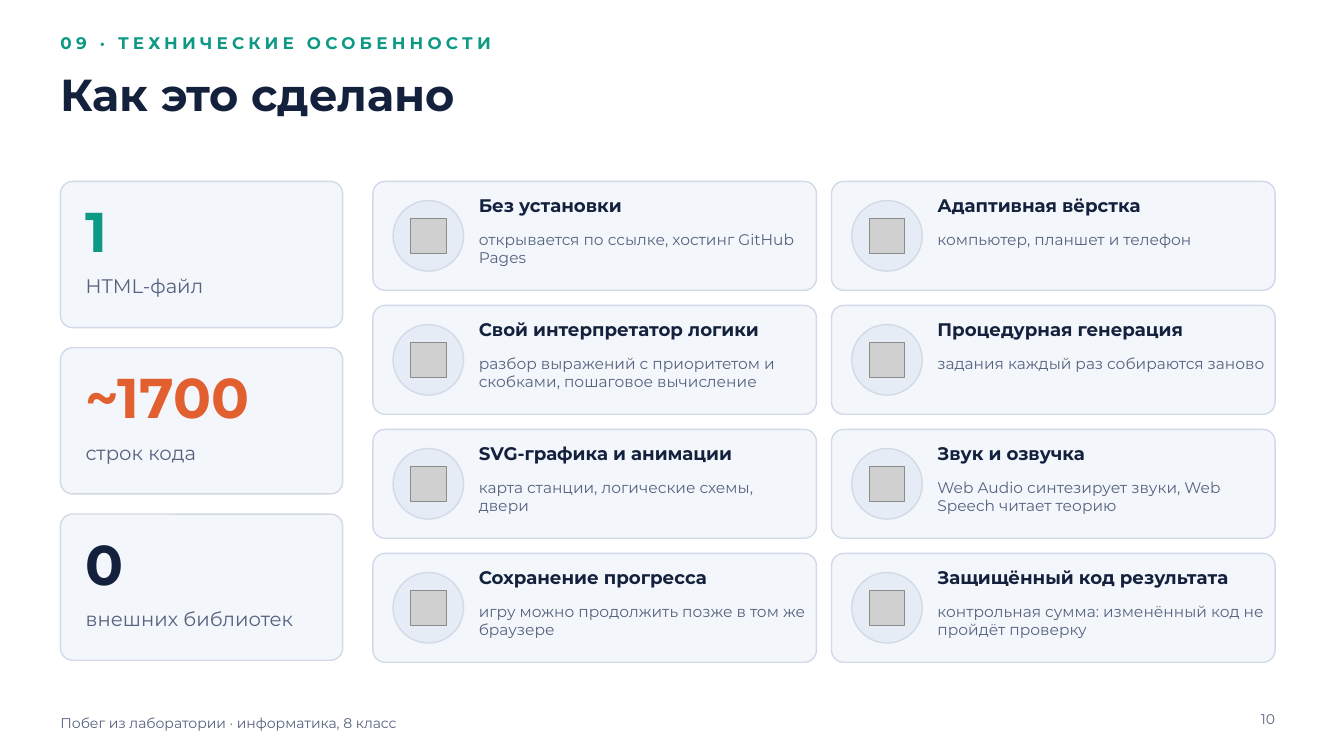
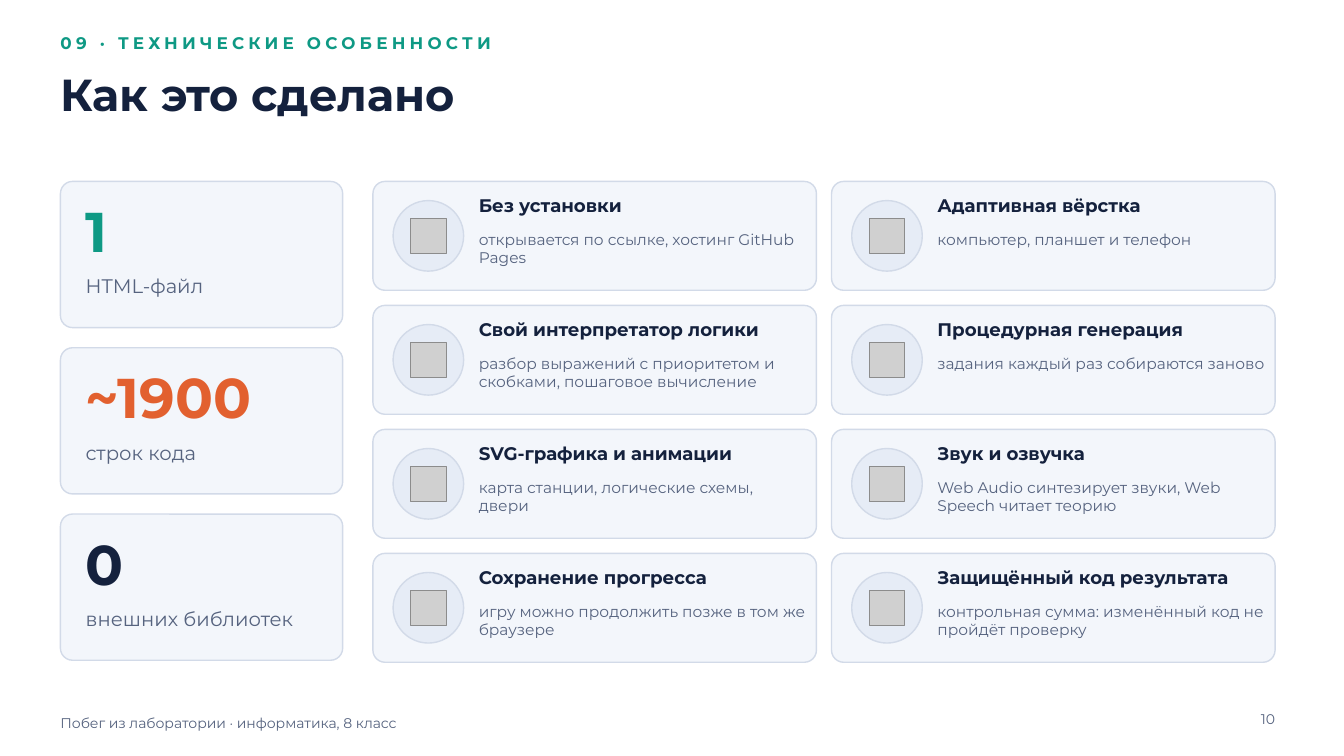
Before and after one commit to galiyabanum/logical, a slide deck: slide 10 of docs/Побег_из_лаборатории_презентация.pptx. Drawn at 1344x756 pixels with LibreOffice and Linux fonts; fonts in the diff are those of the drawing; grey boxes stand for pictures. Boxes give left, top, right and bottom in pixels: in the first picture for what was removed or moved away, otherwise in the second. Text is boxed around its words. In the diff, an @@ line names an element or a change of style, - is before the commit and + after.

```diff
--- a/docs/Побег_из_лаборатории_презентация.pptx
+++ b/docs/Побег_из_лаборатории_презентация.pptx
@@ text at bbox=[86, 378, 252, 419]: text changed @@
-~1700
+~1900
```
Also in this commit, not shown: 3 other slides changed, 3 slides added, 3 slides removed, 3 other files.
